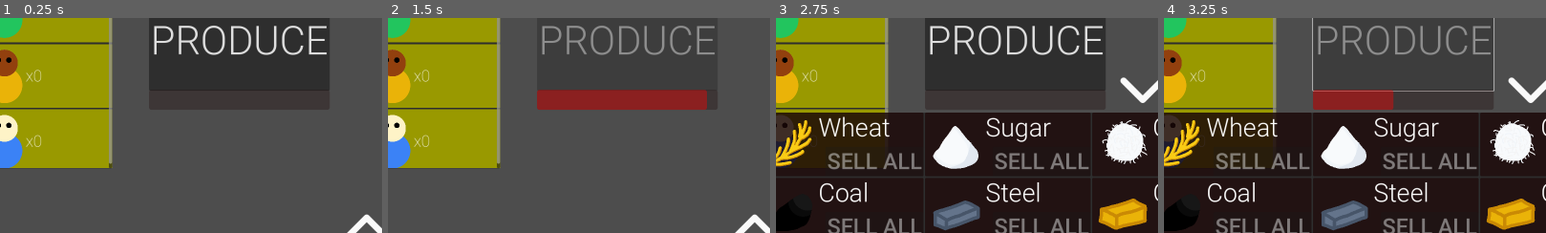
Above: before the commit, frames 1-4 (left to right).
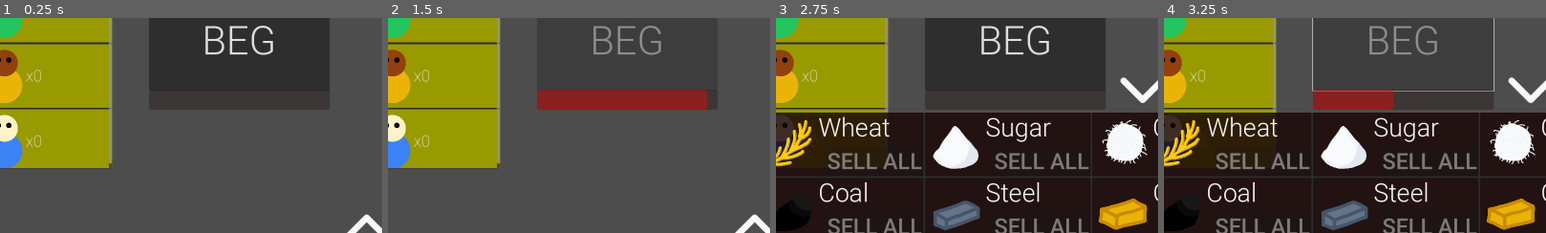
Above: after the commit, the same moments.

Repository: LowBudgetGameDev/Industrial-Revolution-Game
Game: Godot game, scene res://Scenes/Game_Scene.tscn
Same seed, same stepped clock (60 frames per second), same inputs: the game is played once before the commit and once after it.
Inputs (mouse positions are % of the whole screen's width and height, from its top left):
- Up to frame 1 (0.25 s): no input
- Up to frame 2 (1.5 s): click "PRODUCE" (after the commit: "BEG") at 0.5 s; click (83, 15) at 1.27 s
- Up to frame 3 (2.75 s): click (50, 94) at 2 s
- Up to frame 4 (3.25 s): click "PRODUCE" (after the commit: "BEG") at 2.75 s
The pictures show only the part of the screen within x 2-52%, y 45-95%; the shares and areas given below are measured in that part.

The runs differ from the first frame. In frame 1, 2.0% of the frame differs, in the area x 40-86%, y 3-18%; in frame 2, 1.8%; in frame 3, 2.0%; in frame 4, 1.8%.

Commit message:
workers now work

Diff:
--- a/Scenes/AssetWorkerUI.tscn
+++ b/Scenes/AssetWorkerUI.tscn
@@ -1,7 +1,8 @@
-[gd_scene load_steps=3 format=3 uid="uid://cyvr0h13qjq25"]
+[gd_scene load_steps=4 format=3 uid="uid://cyvr0h13qjq25"]
 
 [ext_resource type="FontFile" uid="uid://ci0jnk7m1rmj4" path="res://Fonts/Roboto-Regular.ttf" id="1_e46on"]
 [ext_resource type="Script" path="res://Scripts/AssetWorkerUI.gd" id="1_wyaby"]
+[ext_resource type="PackedScene" uid="uid://d3mvnco5dxdek" path="res://Scenes/SignalEmitter.tscn" id="2_2x7rx"]
 
 [node name="AssetWorkerUI" type="Control" node_paths=PackedStringArray("asset_icon", "asset_amount_text", "click_button")]
 custom_minimum_size = Vector2(640, 320)
@@ -17,6 +18,7 @@
 asset_icon = NodePath("AssetInfo/AssetIcon")
 asset_amount_text = NodePath("AssetInfo/AssetAmountText")
 click_button = NodePath("ClickButton")
+signal_emmiter = ExtResource("2_2x7rx")
 
 [node name="Background" type="Panel" parent="."]
 self_modulate = Color(0, 0, 1, 1)
@@ -67,3 +69,13 @@
 anchor_bottom = 1.0
 grow_horizontal = 2
 grow_vertical = 2
+
+[node name="ScrollContainer" type="ScrollContainer" parent="."]
+layout_mode = 1
+offset_left = 64.0
+offset_top = 80.0
+offset_right = 624.0
+offset_bottom = 305.0
+
+[node name="WorkerContainer" type="HBoxContainer" parent="ScrollContainer"]
+layout_mode = 2
--- a/Scenes/SignalEmitter.tscn
+++ b/Scenes/SignalEmitter.tscn
@@ -2,5 +2,5 @@
 
 [ext_resource type="Script" path="res://Scripts/TimeSignalEmitter.gd" id="1_01xxm"]
 
-[node name="SignalEmitter" type="Node2D"]
+[node name="SignalEmitter" type="Timer"]
 script = ExtResource("1_01xxm")
--- a/Scenes/UI.tscn
+++ b/Scenes/UI.tscn
@@ -125,7 +125,7 @@
 grow_vertical = 2
 theme_override_fonts/font = ExtResource("2_mykey")
 theme_override_font_sizes/font_size = 100
-text = "PRODUCE"
+text = "BEG"
 
 [node name="DelayBar" type="ProgressBar" parent="ProductionUI/ProductionButton"]
 modulate = Color(1, 0, 0, 1)
--- a/Scripts/AssetWorkerUI.gd
+++ b/Scripts/AssetWorkerUI.gd
@@ -4,12 +4,13 @@
 @export var asset_amount_text: RichTextLabel
 @export var work_asset: Asset
 @export var click_button : TextureButton
+@export var signal_emmiter : PackedScene
 
 var _worker_dictionary : Dictionary = {}
 
 func _ready():
 	click_button.pressed.connect(self._on_click)
-	move_child(click_button, 2)
+	move_child(click_button, 3)
 
 func init():
 	asset_icon.texture = work_asset.sprite
@@ -32,4 +33,12 @@
 
 	WorkerManager.instance.put_to_work(hired_ui.get_selected_worker())
 
+	var sig_emi = signal_emmiter.instantiate()
+	add_child(sig_emi)
+	sig_emi.emit_signal_every(hired_ui.get_selected_worker().production_time_days)
+	sig_emi.repeated_signal.connect(self._gain_asset)
+
 	hired_ui.deselect_worker()
+
+func _gain_asset():
+	AssetManager.instance.increase_asset_amount(work_asset, 1)
--- a/Scripts/TimeSignalEmitter.gd
+++ b/Scripts/TimeSignalEmitter.gd
@@ -1,4 +1,4 @@
-extends Node2D
+extends Timer
 
 signal repeated_signal
 
@@ -7,10 +7,11 @@
 
 func emit_signal_every(seconds: float):
 	_delay = seconds
+	_timer += _delay
 
 func _process(delta):
-	if _timer > _delay:
+	if _timer < 0:
 		repeated_signal.emit()
-		_timer = 0.0
+		_timer += _delay
 
-	_timer += delta
+	_timer -= delta
